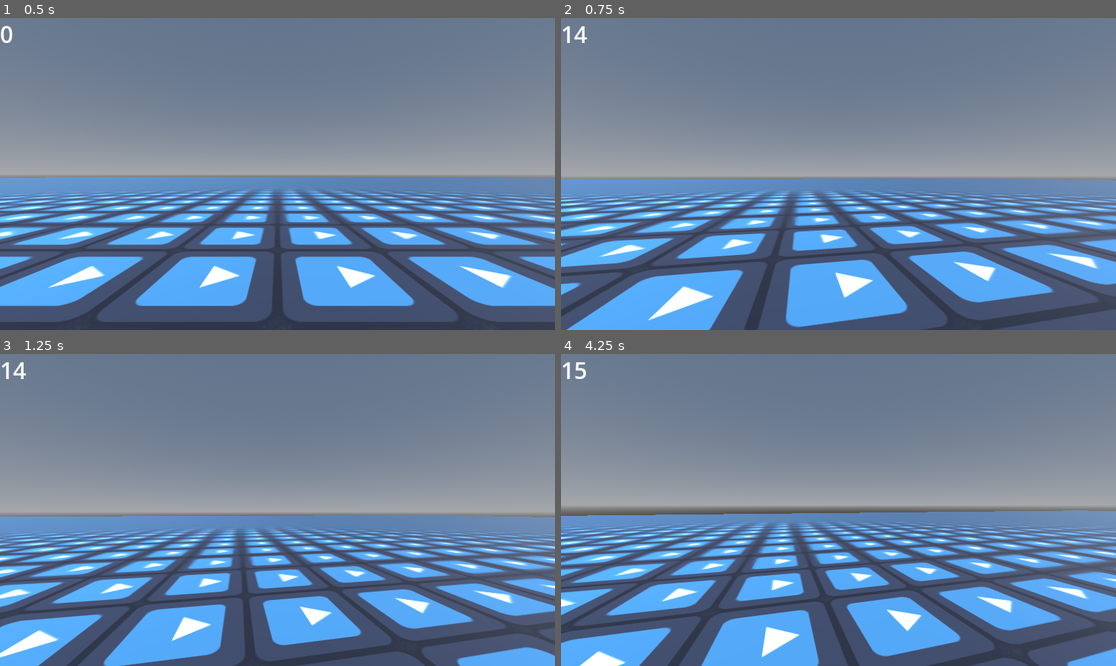
Above: before the commit, frames 1-4 (two rows, left to right).
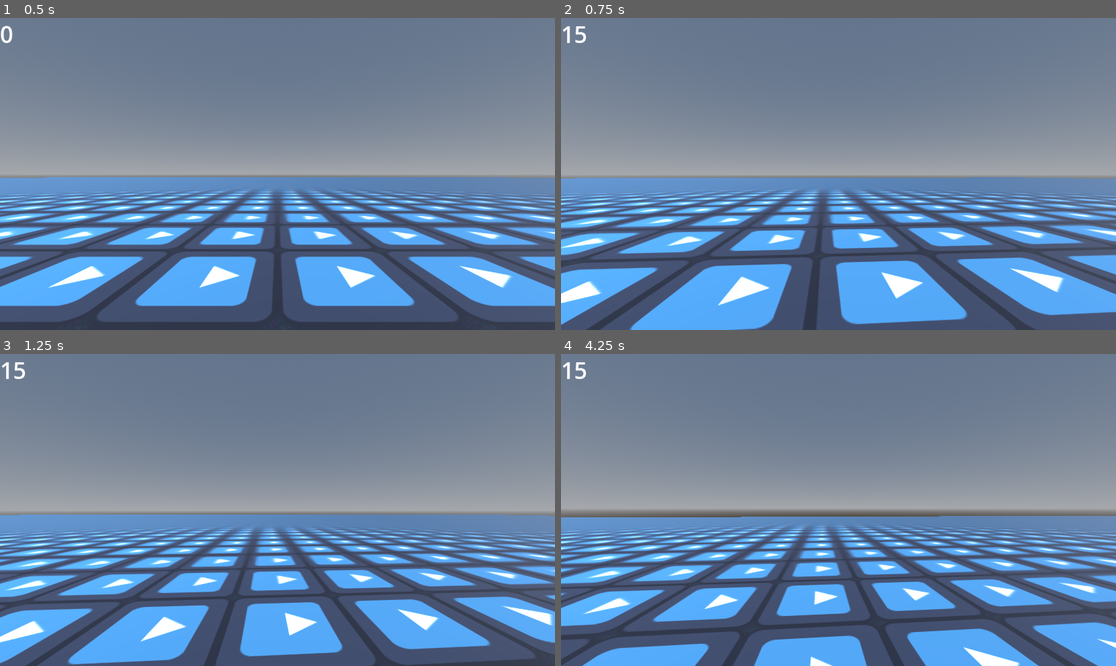
Above: after the commit, the same moments.

Repository: uniqueusername/zeta
Game: Godot game, scene res://levels/world.tscn
The game is run twice, just before and just after one commit, with the same random seed, the same clock (stepped at 60 frames per second) and the same inputs. The engine's default icon, where the game draws it, is replaced by a stand-in: a white triangle on a blue panel in a dark square.
Inputs (mouse positions are in pixels of both pictures, inside the frame that each line leads up to):
- Up to frame 1 (0.5 s): no input
- Up to frame 2 (0.75 s): move the mouse to (866, 174) at 0.52 s; hold W (forward) from 0.53 s (still down); hold Shift (dash) from 0.53 s (still down)
- Up to frame 3 (1.25 s): keep holding W (forward); keep holding Shift (dash); tap Space (jump) at 0.77 s
- Up to frame 4 (4.25 s): keep holding W (forward); move the mouse to (810, 510) at 1.27 s; release Shift (dash) at 1.28 s; tap Shift (dash) at 1.35, 2.85 s; tap Space (jump) at 1.52, 3.02, 3.77 s; move the mouse to (849, 503) at 2.02 s; hold Shift (dash) 2.03-2.78 s; move the mouse to (832, 516) at 2.77 s; move the mouse to (877, 513) at 3.52 s; hold Shift (dash) from 3.53 s (still down)

Frame 1 is identical in both runs. In frame 2, 31% of the frame differs, in the area x 0-100%, y 2-100%; in frame 3, 27%; in frame 4, 35%, in the area x 0-100%, y 48-100%.

Commit message:
fix camera movement while dashing

Diff:
--- a/objects/player/camera_3d.gd
+++ b/objects/player/camera_3d.gd
@@ -1,6 +1,6 @@
 extends Camera3D
 
-const SENSITIVITY: float = 0.003;
+const SENSITIVITY: float = 0.001;
 const AUTO_ROTATE_RATE: float = 0.01
 const DASH_ROTATION: float = 0.02
 
@@ -29,11 +29,7 @@
 
 func dash(dash_dir: float) -> void:
 	var tween: Tween = self.create_tween()
-	var new_rot: Vector3 = rotation
-	new_rot.z = DASH_ROTATION * dash_dir
-	tween.tween_property(self, "rotation", new_rot, 0.1)
-
-	new_rot.z = 0
+	tween.tween_property(self, "rotation:z", DASH_ROTATION * dash_dir, 0.1)
 	tween.set_ease(Tween.EASE_OUT)
 	tween.set_trans(Tween.TRANS_SINE)
-	tween.tween_property(self, "rotation", new_rot, 0.3)
+	tween.tween_property(self, "rotation:z", 0, 0.3)
--- a/objects/player/player.tscn
+++ b/objects/player/player.tscn
@@ -35,45 +35,6 @@
 _data = {
 "RESET": SubResource("Animation_jn7cq"),
 "bob": SubResource("Animation_5pjk0")
-}
-
-[sub_resource type="Animation" id="Animation_hhjdf"]
-length = 0.001
-tracks/0/type = "scale_3d"
-tracks/0/imported = false
-tracks/0/enabled = true
-tracks/0/path = NodePath(".")
-tracks/0/interp = 1
-tracks/0/loop_wrap = true
-tracks/0/keys = PackedFloat32Array(0, 1, 1, 1, 1)
-
-[sub_resource type="Animation" id="Animation_3x5gv"]
-resource_name = "slide"
-length = 0.25
-tracks/0/type = "scale_3d"
-tracks/0/imported = false
-tracks/0/enabled = true
-tracks/0/path = NodePath(".")
-tracks/0/interp = 1
-tracks/0/loop_wrap = true
-tracks/0/keys = PackedFloat32Array(0, 1, 1, 1, 1, 0.0333333, 1, 1, 0.818874, 1, 0.0666667, 1, 1, 0.746994, 1, 0.1, 1, 1, 0.718469, 1, 0.133333, 1, 1, 0.707148, 1, 0.166667, 1, 1, 0.702656, 1, 0.2, 1, 1, 0.700873, 1, 0.233333, 1, 1, 0.700166, 1, 0.25, 1, 1, 0.7, 1)
-
-[sub_resource type="Animation" id="Animation_qlru3"]
-resource_name = "unslide"
-length = 0.25
-tracks/0/type = "scale_3d"
-tracks/0/imported = false
-tracks/0/enabled = true
-tracks/0/path = NodePath(".")
-tracks/0/interp = 1
-tracks/0/loop_wrap = true
-tracks/0/keys = PackedFloat32Array(0, 1, 1, 0.7, 1, 0.0333333, 1, 1, 0.881126, 1, 0.0666667, 1, 1, 0.953006, 1, 0.1, 1, 1, 0.981531, 1, 0.133333, 1, 1, 0.992852, 1, 0.166667, 1, 1, 0.997344, 1, 0.2, 1, 1, 0.999127, 1, 0.233333, 1, 1, 0.999834, 1, 0.25, 1, 1, 1, 1)
-
-[sub_resource type="AnimationLibrary" id="AnimationLibrary_rxuxk"]
-_data = {
-"RESET": SubResource("Animation_hhjdf"),
-"slide": SubResource("Animation_3x5gv"),
-"unslide": SubResource("Animation_qlru3")
 }
 
 [sub_resource type="CapsuleMesh" id="CapsuleMesh_8k27h"]
@@ -114,12 +75,6 @@
 camera = NodePath("../Camera3D")
 speed_label = NodePath("../AspectRatioContainer/speed")
 
-[node name="AnimationPlayer" type="AnimationPlayer" parent="movement"]
-root_node = NodePath("../..")
-libraries = {
-"": SubResource("AnimationLibrary_rxuxk")
-}
-
 [node name="MeshInstance3D" type="MeshInstance3D" parent="."]
 transform = Transform3D(1, 0, 0, 0, 1, 0, 0, 0, 1, 0, 1, 0)
 mesh = SubResource("CapsuleMesh_8k27h")
Not shown: 1 places in objects/player/player.tscn that only renumber resources
